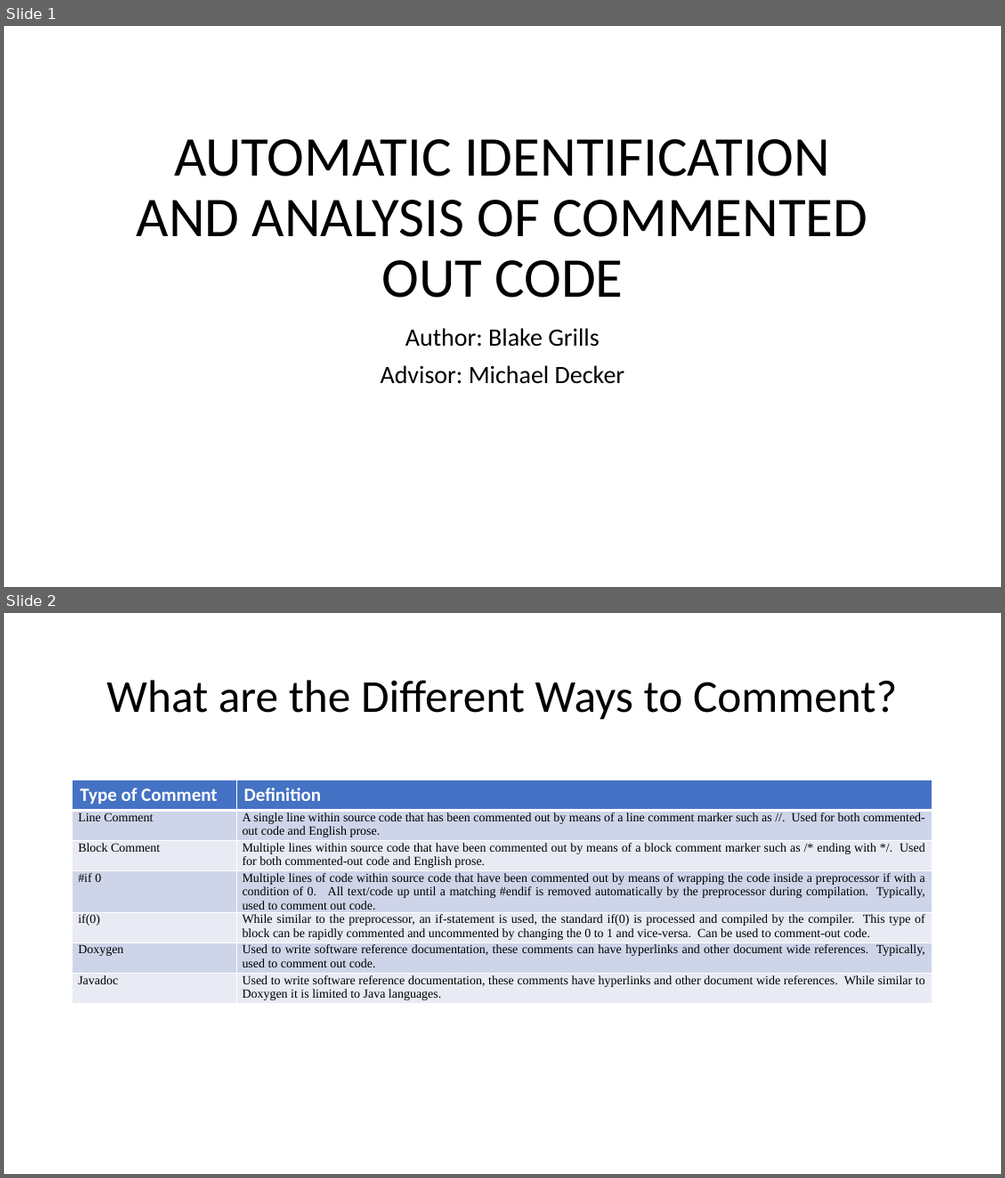
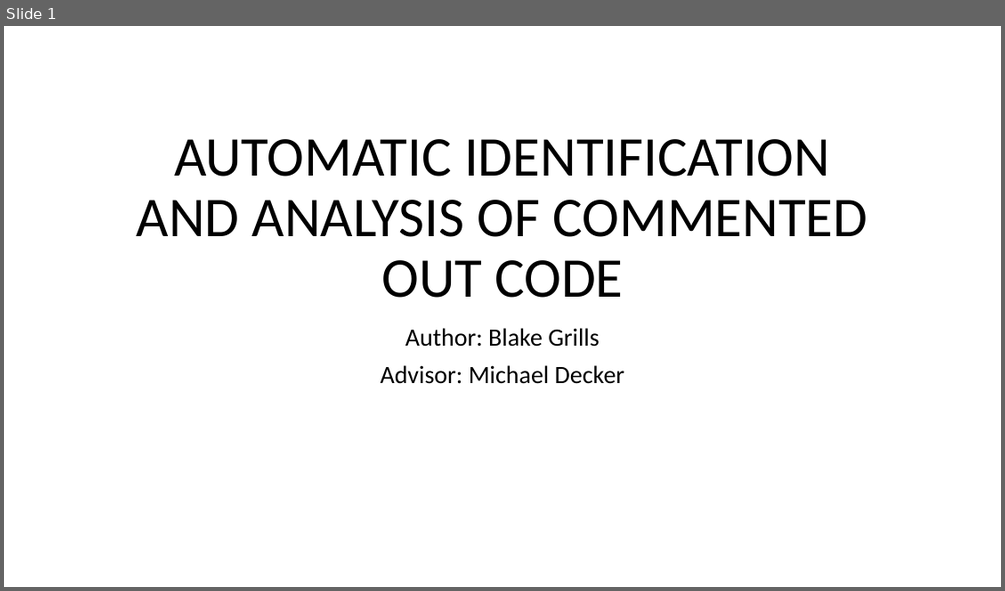
Before and after one commit to mjdecker/Commented-out-Code-Analysis, a slide deck: AUTOMATIC IDENTIFICATION AND ANALYSIS OF COMMENTED OUT CODE.pptx. Shown one above the other, each under a label of ours: slides 1 and 2 before the commit, slide 1 after it. The pictures are 1005x1178 and 1005x591 pixels, drawn with LibreOffice and Linux fonts; fonts in the diff are those of the drawing. Boxes give left, top, right and bottom in pixels: in the first picture for what was removed or moved away, otherwise in the second. Text is boxed around its words. In the diff, an @@ line names an element or a change of style, - is before the commit and + after.

```diff
--- a/AUTOMATIC IDENTIFICATION AND ANALYSIS OF COMMENTED OUT CODE.pptx
+++ b/AUTOMATIC IDENTIFICATION AND ANALYSIS OF COMMENTED OUT CODE.pptx
@@ slide 2 removed at (4,613,1001,1174), background #FFFFFF @@
@@ title removed at (106,680,897,720) @@
-What are the Different Ways to Comment?
@@ table removed at (73,779,933,1006), 7 rows, 2 columns @@
-Type of Comment | Definition
-Line Comment | A single line within source code that has been commented out by means of a line comment marker such as //. Used for both commented-out code and English prose.
-Block Comment | Multiple lines within source code that have been commented out by means of a block comment marker such as /* ending with */. Used for both commented-out code and English prose.
-#if 0 | Multiple lines of code within source code that have been commented out by means of wrapping the code inside a preprocessor if with a condition of 0. All text/code up until a matching #endif is removed automatically by the preprocessor during compilation. Typically, used to comment out code.
-if(0) | While similar to the preprocessor, an if-statement is used, the standard if(0) is processed and compiled by the compiler. This type of block can be rapidly commented and uncommented by changing the 0 to 1 and vice-versa. Can be used to comment-out code.
-Doxygen | Used to write software reference documentation, these comments can have hyperlinks and other document wide references. Typically, used to comment out code.
-Javadoc | Used to write software reference documentation, these comments have hyperlinks and other document wide references. While similar to Doxygen it is limited to Java languages.
```
Also in this commit, not shown: 6 slides changed, 7 slides added, 2 other slides removed.
